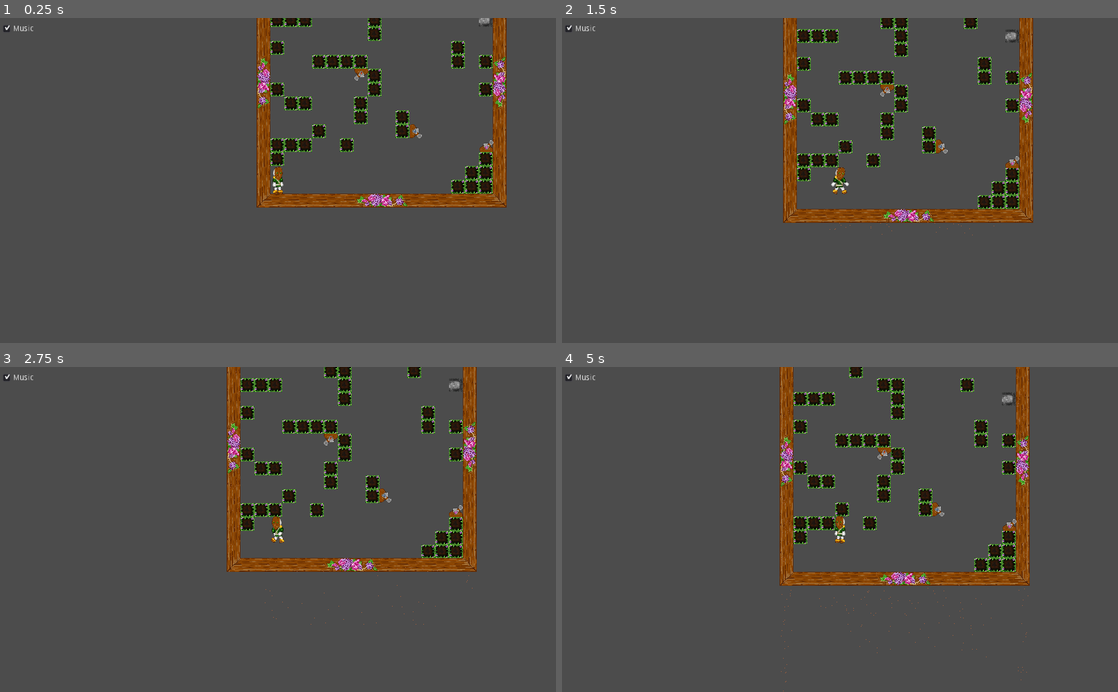
Above: before the commit, frames 1-4 (two rows, left to right).
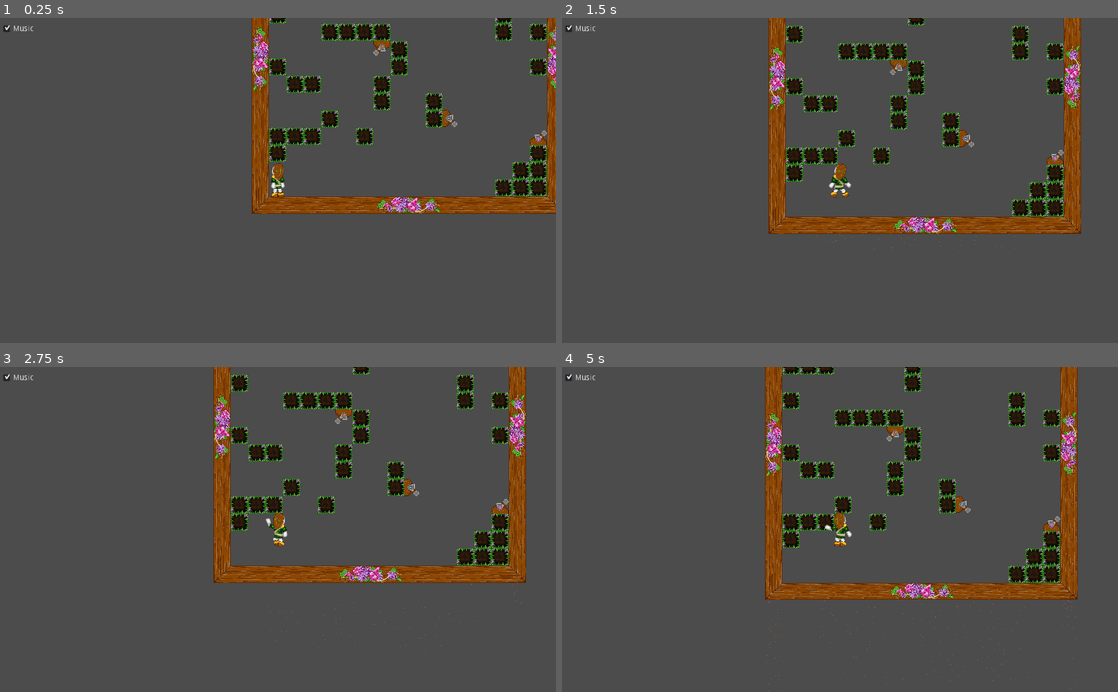
Above: after the commit, the same moments.

Repository: Boivin92/Turning-of-seasons
Game: Godot game, scene res://Level/Level.tscn
The game is run twice, just before and just after one commit, with the same random seed, the same clock (stepped at 60 frames per second) and the same inputs.
Inputs:
- Up to frame 1 (0.25 s): no input
- Up to frame 2 (1.5 s): tap Enter (ui_accept) at 0.5 s; hold Up (climb) 0.53-1.28 s; hold D (right) from 0.53 s (still down); tap Space (jump) at 0.77, 0.8, 1.07, 1.35 s
- Up to frame 3 (2.75 s): tap Space (jump) at 1.52, 1.82, 2.3 s; tap Up (climb) at 1.55 s; release D (right) at 2.03 s; hold A (left) from 2.03 s (still down); hold Up (climb) from 2.03 s (still down)
- Up to frame 4 (5 s): release A (left) at 2.78 s; release Up (climb) at 2.78 s; hold D (right) 2.78-4.28 s; tap Down (pound) at 2.85 s; tap Space (jump) at 3.02, 3.32, 3.77, 3.8, 4.07, 4.35, 4.52, 4.82 s; tap Up (climb) at 3.05, 4.55 s; hold Up (climb) 3.53-4.28 s; hold A (left) from 4.28 s (still down)

The runs differ from the first frame. In frame 1, 14% of the frame differs, in the area x 45-100%, y 0-61%; in frame 2, 18%; in frame 3, 18%; in frame 4, 19%, in the area x 36-93%, y 0-100%.

Commit message:
Correction animation player et climbing

Diff:
--- a/ClimbingBlock/ClimbingBlock.tscn
+++ b/ClimbingBlock/ClimbingBlock.tscn
@@ -1,51 +1,35 @@
-[gd_scene load_steps=7 format=2]
-
-[ext_resource path="res://ClimbingBlock/bloc_roche_1.png" type="Texture" id=1]
-[ext_resource path="res://ClimbingBlock/bloc_border.png" type="Texture" id=2]
-[ext_resource path="res://ClimbingBlock/bloc_shaded1.png" type="Texture" id=3]
-[ext_resource path="res://ClimbingBlock/bloc_U3.png" type="Texture" id=4]
-[ext_resource path="res://ClimbingBlock/bloc_U1.png" type="Texture" id=5]
+[gd_scene load_steps=2 format=2]
 
 [sub_resource type="SpriteFrames" id=1]
 animations = [ {
-"frames": [ ExtResource( 1 ) ],
+"frames": [  ],
+"loop": true,
+"name": "Fall",
+"speed": 5.0
+}, {
+"frames": [  ],
+"loop": false,
+"name": "Spring",
+"speed": 5.0
+}, {
+"frames": [  ],
 "loop": true,
 "name": "Winter",
 "speed": 5.0
 }, {
-"frames": [ ExtResource( 2 ) ],
-"loop": false,
-"name": "Spring",
-"speed": 5.0
-}, {
-"frames": [ ExtResource( 3 ) ],
+"frames": [  ],
 "loop": true,
 "name": "Summer_Body",
 "speed": 5.0
 }, {
-"frames": [ ExtResource( 4 ) ],
-"loop": true,
-"name": "Summer_Base",
-"speed": 5.0
-}, {
-"frames": [ ExtResource( 5 ) ],
-"loop": true,
-"name": "Fall_Head",
-"speed": 5.0
-}, {
-"frames": [ ExtResource( 5 ) ],
+"frames": [  ],
 "loop": true,
 "name": "Summer_Head",
 "speed": 5.0
 }, {
-"frames": [ ExtResource( 3 ) ],
+"frames": [  ],
 "loop": true,
-"name": "Fall_Body",
-"speed": 5.0
-}, {
-"frames": [ ExtResource( 4 ) ],
-"loop": true,
-"name": "Fall_Base",
+"name": "Summer_Base",
 "speed": 5.0
 } ]
 
@@ -53,4 +37,4 @@
 
 [node name="AnimatedSprite" type="AnimatedSprite" parent="."]
 frames = SubResource( 1 )
-animation = "Fall_Base"
+animation = "Fall"
--- a/Level/Level.gd
+++ b/Level/Level.gd
@@ -77,7 +77,8 @@
 				$ClimbingBlock1/ClimbingPart2.visible = false
 				$ClimbingBlock1/ClimbingPart3.visible = false
 			Common.Season.Winter:
-				CurrentSeason =  Common.Season.End
+				CurrentSeason =  Common.Season.Spring
+				$ClimbingBlock1/ClimbingPart1/AnimatedSprite.play("Spring")
 		$Tween.start()
 		music.PlayRotationSound()
 		$Player.brace_character()
@@ -86,7 +87,6 @@
 
 func _on_ClimbingBlock_body_entered(body):
 	if body.is_in_group("player"):
-		print(body)
 		body.is_on_ladder = true
 
 func _on_ClimbingBlock_body_exited(body):
--- a/Level/Level.tscn
+++ b/Level/Level.tscn
@@ -2,12 +2,9 @@
 
 [ext_resource path="res://Level/Level.gd" type="Script" id=1]
 [ext_resource path="res://Level/tileset_seasons.tres" type="TileSet" id=2]
-[ext_resource path="res://ClimbingBlock/ClimbingBlock.tscn" type="PackedScene" id=3]
-[ext_resource path="res://Player/Player.tscn" type="PackedScene" id=4]
-[ext_resource path="res://Objective/Objective.tscn" type="PackedScene" id=5]
-
-[sub_resource type="RectangleShape2D" id=1]
-extents = Vector2( 192, 64 )
+[ext_resource path="res://Player/Player.tscn" type="PackedScene" id=3]
+[ext_resource path="res://Objective/Objective.tscn" type="PackedScene" id=4]
+[ext_resource path="res://ClimbingBlock/ClimbingBlock.tscn" type="PackedScene" id=5]
 
 [sub_resource type="ParticlesMaterial" id=2]
 emission_shape = 2
@@ -42,6 +39,9 @@
 scale = 4.0
 color = Color( 0.619608, 0.372549, 0.243137, 1 )
 
+[sub_resource type="RectangleShape2D" id=1]
+extents = Vector2( 192, 64 )
+
 [node name="Level" type="Node2D"]
 script = ExtResource( 1 )
 
@@ -51,28 +51,7 @@
 format = 1
 tile_data = PoolIntArray( -524297, 12, 0, -524296, 11, 0, -524295, 9, 0, -524294, 10, 0, -524293, 9, 0, -524292, 10, 0, …(1517 unchanged characters)…
 
-[node name="ClimbingBlock1" type="Area2D" parent="."]
-editor/display_folded = true
-position = Vector2( 832, -576 )
-__meta__ = {
-"_edit_group_": true
-}
-
-[node name="ClimbingPart1" parent="ClimbingBlock1" instance=ExtResource( 3 )]
-position = Vector2( 128, 0 )
-
-[node name="ClimbingPart2" parent="ClimbingBlock1" instance=ExtResource( 3 )]
-visible = false
-
-[node name="ClimbingPart3" parent="ClimbingBlock1" instance=ExtResource( 3 )]
-visible = false
-position = Vector2( -128, 0 )
-
-[node name="CollisionShape2D" type="CollisionShape2D" parent="ClimbingBlock1"]
-shape = SubResource( 1 )
-disabled = true
-
-[node name="Player" parent="." instance=ExtResource( 4 )]
+[node name="Player" parent="." instance=ExtResource( 3 )]
 position = Vector2( -956.858, 903.927 )
 jump_speed = 810
 
@@ -112,25 +91,47 @@
 [node name="Timer" type="Timer" parent="."]
 one_shot = true
 
-[node name="ObjectiveSpring" parent="." instance=ExtResource( 5 )]
+[node name="ObjectiveSpring" parent="." instance=ExtResource( 4 )]
 position = Vector2( 961.239, 577.555 )
 
-[node name="ObjectiveSummer" parent="." instance=ExtResource( 5 )]
+[node name="ObjectiveSummer" parent="." instance=ExtResource( 4 )]
 position = Vector2( 193.601, -956.83 )
 rotation = -1.5708
 type = 1
 
-[node name="ObjectiveFall" parent="." instance=ExtResource( 5 )]
+[node name="ObjectiveFall" parent="." instance=ExtResource( 4 )]
 position = Vector2( -190.652, -63.7223 )
 rotation = 3.14159
 type = 2
 
-[node name="ObjectiveWinter" parent="." instance=ExtResource( 5 )]
+[node name="ObjectiveWinter" parent="." instance=ExtResource( 4 )]
 position = Vector2( 320.926, 446.966 )
 rotation = 1.5708
 type = 3
-[connection signal="body_entered" from="ClimbingBlock1" to="." method="_on_ClimbingBlock_body_entered"]
-[connection signal="body_exited" from="ClimbingBlock1" to="." method="_on_ClimbingBlock_body_exited"]
+
+[node name="ClimbingBlock1" type="Area2D" parent="."]
+editor/display_folded = true
+position = Vector2( 832, -576 )
+__meta__ = {
+"_edit_group_": true
+}
+
+[node name="ClimbingPart1" parent="ClimbingBlock1" instance=ExtResource( 5 )]
+position = Vector2( 128, 0 )
+rotation = 4.71239
+
+[node name="ClimbingPart2" parent="ClimbingBlock1" instance=ExtResource( 5 )]
+visible = false
+rotation = 4.71239
+
+[node name="ClimbingPart3" parent="ClimbingBlock1" instance=ExtResource( 5 )]
+visible = false
+position = Vector2( -128, 0 )
+rotation = 4.71239
+
+[node name="CollisionShape2D" type="CollisionShape2D" parent="ClimbingBlock1"]
+shape = SubResource( 1 )
+disabled = true
 [connection signal="stomped" from="Player" to="." method="_on_Player_stomped"]
 [connection signal="tween_completed" from="Tween" to="." method="_on_Tween_tween_completed"]
 [connection signal="timeout" from="Timer" to="." method="_on_Timer_timeout"]
@@ -138,3 +139,5 @@
 [connection signal="activated" from="ObjectiveSummer" to="." method="_on_Objective_activated"]
 [connection signal="activated" from="ObjectiveFall" to="." method="_on_Objective_activated"]
 [connection signal="activated" from="ObjectiveWinter" to="." method="_on_Objective_activated"]
+[connection signal="body_entered" from="ClimbingBlock1" to="." method="_on_ClimbingBlock_body_entered"]
+[connection signal="body_exited" from="ClimbingBlock1" to="." method="_on_ClimbingBlock_body_exited"]
--- a/Player/Player.gd
+++ b/Player/Player.gd
@@ -37,30 +37,35 @@
 
 	var slide = move_and_slide(velocity, Vector2(0, -1), false, 4, 0.523599)
 	_set_sprite(slide)
+
 	if airborne && is_on_floor() && velocity.y > 50:
 		_shake_camera()
 
 	if pounding && is_on_floor():
 		pounding = false
 
-
 func _set_sprite(slide: Vector2) -> void:
 	if !available:
 		return
 
-	if slide.x == 0:
+	if slide.x == 0 && is_on_floor():
 		$AnimatedSprite.play("idle")
 		print("Play Idle")
-	else:
+	elif is_on_floor() && !is_on_ladder:
 		$AnimatedSprite.play("walk")
 		print("Play Walk")
-
-	if slide.y < 0:
+	elif is_on_ladder && Input.is_action_pressed("climb"):
+		$AnimatedSprite.play("climb")
+		print("Play Climb")
+	elif slide.y < 0:
 		$AnimatedSprite.play("jump")
 		print("Play Jump")
-	if slide.y > 0:
+	elif slide.y > 0:
 		$AnimatedSprite.play("fall")
 		print("Play Fall")
+	elif is_on_ladder:
+		$AnimatedSprite.play("idle")
+		print("Play Idle")
 
 	if slide.x < 0:
 		$AnimatedSprite.flip_h = true
--- a/Player/Player.tscn
+++ b/Player/Player.tscn
@@ -3,48 +3,53 @@
 [ext_resource path="res://Player/Player.gd" type="Script" id=1]
 [ext_resource path="res://Player/idle/character_idel1.png" type="Texture" id=2]
 [ext_resource path="res://Player/idle/character_idel2.png" type="Texture" id=3]
-[ext_resource path="res://Player/idle/character_idel3.png" type="Texture" id=4]
-[ext_resource path="res://Player/idle/character_idel4.png" type="Texture" id=5]
-[ext_resource path="res://Player/Walk/character_walk1.png" type="Texture" id=6]
-[ext_resource path="res://Player/Walk/character_walk2.png" type="Texture" id=7]
-[ext_resource path="res://Player/Walk/character_walk3.png" type="Texture" id=8]
-[ext_resource path="res://Player/Walk/character_walk4.png" type="Texture" id=9]
-[ext_resource path="res://Player/Walk/character_walk5.png" type="Texture" id=10]
-[ext_resource path="res://Player/Walk/character_walk6.png" type="Texture" id=11]
-[ext_resource path="res://Player/fall/character_fall2.png" type="Texture" id=12]
-[ext_resource path="res://Player/fall/character_fall3.png" type="Texture" id=13]
-[ext_resource path="res://Player/jump/character_jump1.png" type="Texture" id=14]
-[ext_resource path="res://Player/jump/character_jump2.png" type="Texture" id=15]
-[ext_resource path="res://Player/jump/character_jump3.png" type="Texture" id=16]
-[ext_resource path="res://Player/jump/character_jump4.png" type="Texture" id=17]
-[ext_resource path="res://Player/jump/character_jump5.png" type="Texture" id=18]
+[ext_resource path="res://Player/idle/character_idel2_b.png" type="Texture" id=4]
+[ext_resource path="res://Player/idle/character_idel3.png" type="Texture" id=5]
+[ext_resource path="res://Player/idle/character_idel3_b.png" type="Texture" id=6]
+[ext_resource path="res://Player/idle/character_idel4.png" type="Texture" id=7]
+[ext_resource path="res://Player/Walk/character_walk1.png" type="Texture" id=8]
+[ext_resource path="res://Player/Walk/character_walk2.png" type="Texture" id=9]
+[ext_resource path="res://Player/Walk/character_walk3.png" type="Texture" id=10]
+[ext_resource path="res://Player/Walk/character_walk4.png" type="Texture" id=11]
+[ext_resource path="res://Player/Walk/character_walk5.png" type="Texture" id=12]
+[ext_resource path="res://Player/Walk/character_walk6.png" type="Texture" id=13]
+[ext_resource path="res://Player/jump/character_jump4.png" type="Texture" id=14]
+[ext_resource path="res://Player/jump/character_fall1.png" type="Texture" id=15]
+[ext_resource path="res://Player/jump/character_jump5.png" type="Texture" id=16]
+[ext_resource path="res://Player/fall/character_fall2.png" type="Texture" id=17]
+[ext_resource path="res://Player/woddy_le_golem_base.png" type="Texture" id=18]
 [ext_resource path="res://Camera2DWithShake.gd" type="Script" id=19]
 
 [sub_resource type="SpriteFrames" id=1]
 animations = [ {
-"frames": [ ExtResource( 2 ), ExtResource( 3 ), ExtResource( 4 ), ExtResource( 5 ) ],
+"frames": [ ExtResource( 2 ), ExtResource( 3 ), ExtResource( 4 ), ExtResource( 5 ), ExtResource( 6 ), ExtResource( 7 ) ],
 "loop": true,
 "name": "idle",
-"speed": 2.0
+"speed": 4.0
 }, {
-"frames": [ ExtResource( 6 ), ExtResource( 7 ), ExtResource( 8 ), ExtResource( 9 ), ExtResource( 10 ), ExtResource( 11 ) ],
+"frames": [ ExtResource( 8 ), ExtResource( 9 ), ExtResource( 10 ), ExtResource( 11 ), ExtResource( 12 ), ExtResource( 13 ) ],
 "loop": true,
 "name": "walk",
-"speed": 5.0
+"speed": 7.0
 }, {
-"frames": [ ExtResource( 12 ), ExtResource( 13 ) ],
-"loop": true,
-"name": "fall",
-"speed": 2.0
+"frames": [ ExtResource( 14 ), ExtResource( 15 ), ExtResource( 16 ), ExtResource( 15 ), ExtResource( 14 ) ],
+"loop": false,
+"name": "jump",
+"speed": 6.0
 }, {
 "frames": [  ],
 "loop": true,
 "name": "brace",
 "speed": 5.0
 }, {
-"frames": [ ExtResource( 14 ), ExtResource( 15 ), ExtResource( 16 ), ExtResource( 17 ), ExtResource( 18 ) ],
-"loop": false,
-"name": "jump",
+"frames": [ ExtResource( 17 ) ],
+"loop": true,
+"name": "fall",
+"speed": 3.0
+}, {
+"frames": [ ExtResource( 18 ) ],
+"loop": true,
+"name": "climb",
 "speed": 5.0
 } ]
 
@@ -66,7 +71,7 @@
 
 [node name="AnimatedSprite" type="AnimatedSprite" parent="."]
 frames = SubResource( 1 )
-animation = "walk"
+animation = "climb"
 playing = true
 
 [node name="CollisionShape2D" type="CollisionShape2D" parent="."]
@@ -74,5 +79,5 @@
 
 [node name="Camera2DWithShake" type="Camera2D" parent="."]
 current = true
-zoom = Vector2( 5, 5 )
+zoom = Vector2( 4, 4 )
 script = ExtResource( 19 )
--- a/music/music.tscn
+++ b/music/music.tscn
@@ -25,4 +25,5 @@
 
 [node name="RotationSound" type="AudioStreamPlayer" parent="."]
 stream = ExtResource( 4 )
+volume_db = 10.0
 [connection signal="toggled" from="TextureButton" to="." method="_on_TextureButton_toggled"]
Binary file removed: ClimbingBlock/bloc_U1.png
Not shown, removed: ClimbingBlock/bloc_U1.png.import
Binary file removed: ClimbingBlock/bloc_U3.png
Not shown, removed: ClimbingBlock/bloc_U3.png.import
Binary file removed: ClimbingBlock/bloc_border.png
Binary file removed: ClimbingBlock/bloc_roche_1.png
Binary file removed: ClimbingBlock/bloc_shaded1.png
Binary file added: Player/idle/character_idel2_b.png
Not shown, changed: Player/idle/character_idel2_b.png.import
Binary file added: Player/idle/character_idel3_b.png
Not shown, changed: Player/idle/character_idel3_b.png.import
Binary file added: Player/jump/character_fall1.png
(and 1 more such lines)
